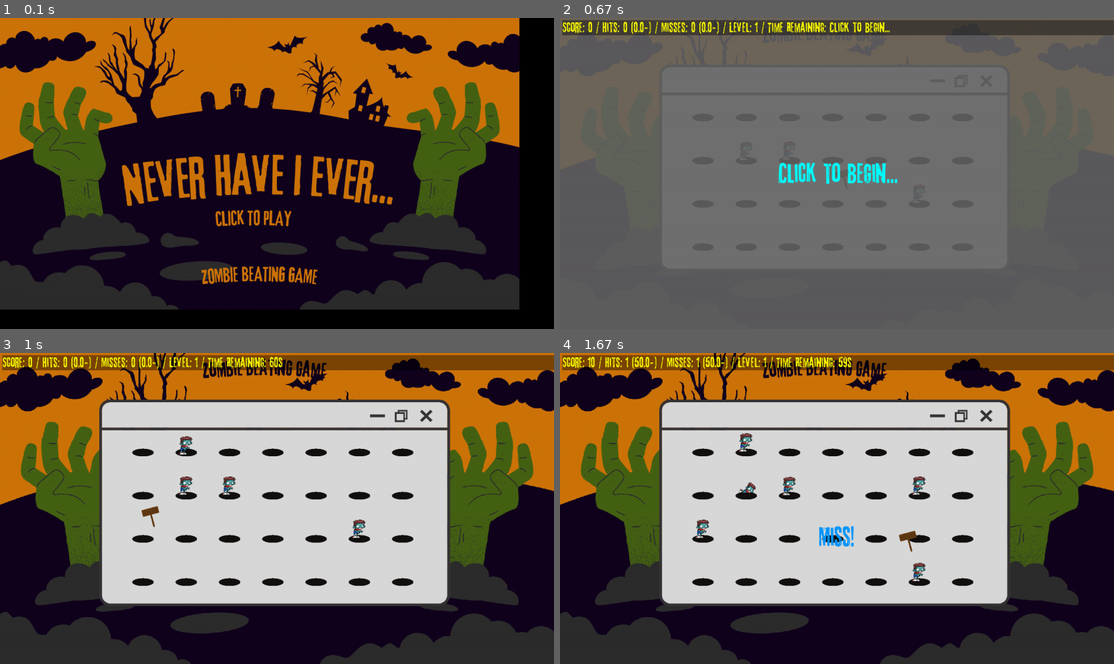
Above: before the commit, frames 1-4 (two rows, left to right).
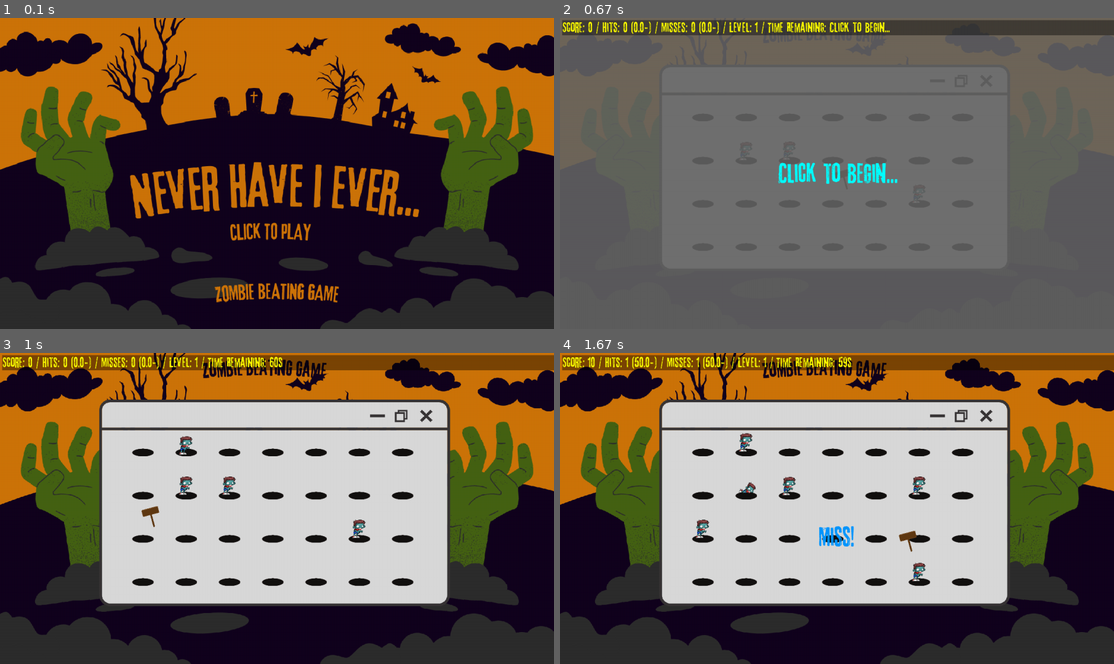
Above: after the commit, the same moments.

Repository: c0ngthanh/HK222_pygame_Zombie
Game: pygame game, started from main.py
The game is run twice, just before and just after one commit, with the same random seed, the same clock (stepped at 60 frames per second) and the same inputs.
Inputs (mouse positions are in pixels of both pictures, inside the frame that each line leads up to):
- Up to frame 1 (0.1 s): no input
- Up to frame 2 (0.67 s): click (837, 173) at 0.38 s
- Up to frame 3 (1 s): click (144, 511) at 0.72 s
- Up to frame 4 (1.67 s): click (748, 483) at 1.05 s; click (903, 536) at 1.38 s

The runs differ from the first frame. In frame 1, 43% of the frame differs, in the area x 0-100%, y 0-100%; in frame 2, nothing differs; in frame 3, nothing differs; in frame 4, nothing differs.

Commit message:
add theme success

Diff:
--- a/main.py
+++ b/main.py
@@ -1,4 +1,9 @@
 # -*- coding: utf-8 -*-
 from zombie import Game
+import sys
 
-theGame = Game(timer=60)
+if __name__ == "__main__":
+    if len(sys.argv) >= 2:
+        theGame = Game(timer=int(sys.argv[1]))
+    else:
+        theGame = Game(timer=60)
--- a/zombie/game.py
+++ b/zombie/game.py
@@ -1,5 +1,3 @@
-
-
 from pygame import init, quit,mixer, display, image, transform, time, mouse, event, Surface, \
     SRCALPHA, QUIT, MOUSEBUTTONDOWN, KEYDOWN, \
     K_e, K_r, K_t, K_y, K_u, K_i, K_o, K_p, K_SPACE, K_ESCAPE
@@ -99,7 +97,7 @@
                 self.loop = False
                 break
 
-            gameTime, endGame = self.timerData
+            _, endGame = self.timerData
 
             if not endGame:
 
@@ -262,6 +260,8 @@
 
         # Time's up indicator
         if self.timer and endGame:
+            mixer.music.stop()
+
             timer_label_1 = self.text.get_label("Time's up!", scale=3, color=(0, 150, 255))
             timer_label_2 = self.text.get_label("Press space to restart...", scale=2, color=(0, 150, 255))
 
@@ -275,6 +275,12 @@
             self.screen.blit(timer_label_2, (timer_x_2, timer_y_2))
 
     def start(self):
+        mixer.init()
+        mixer.music.load('assets/theme.mp3')
+        mixer.music.set_volume(0.2)
+        #Play the theme
+        mixer.music.play()
+
         self.clock = time.Clock()
         self.loop = True
         while self.loop:
@@ -291,6 +297,7 @@
     def run(self):
         self.intro()
         quit()
+
     def intro(self):
         mixer.init()
         #Load audio file
@@ -299,13 +306,17 @@
         #Play the music
         mixer.music.play()
         img = image.load('assets/intro.png')
-        while True:
-            self.screen.blit(img,(0,0))
-            display.update()
-            for e in event.get():
-                if e.type == MOUSEBUTTONDOWN:
-                    mixer.music.stop()
-                    self.start()
-                if e.type == QUIT:
-                    quit()
-                    sys.exit()
+        try:
+            while True:
+                img = transform.scale(img, (Constants.GAMEWIDTH, Constants.GAMEHEIGHT))
+                self.screen.blit(img,(0,0))
+                display.update()
+                for e in event.get():
+                    if e.type == MOUSEBUTTONDOWN:
+                        mixer.music.stop()
+                        self.start()
+                    if e.type == QUIT:
+                        quit()
+                        sys.exit()
+        except:
+            pass
--- a/zombie/score.py
+++ b/zombie/score.py
@@ -64,9 +64,9 @@
     def hit(self):
         mixer.init()
         #Load audio file
-        mixer.music.load('assets/hit_sound.mp3')
-        mixer.music.set_volume(0.2)
-        mixer.music.play()
+        sound = mixer.Sound('assets/hit_sound.mp3')
+        mixer.Sound.set_volume(sound, 0.2)
+        mixer.Sound.play(sound)
         self.hits += 1
 
     def miss(self):
Not shown, added: assets/theme.mp3
